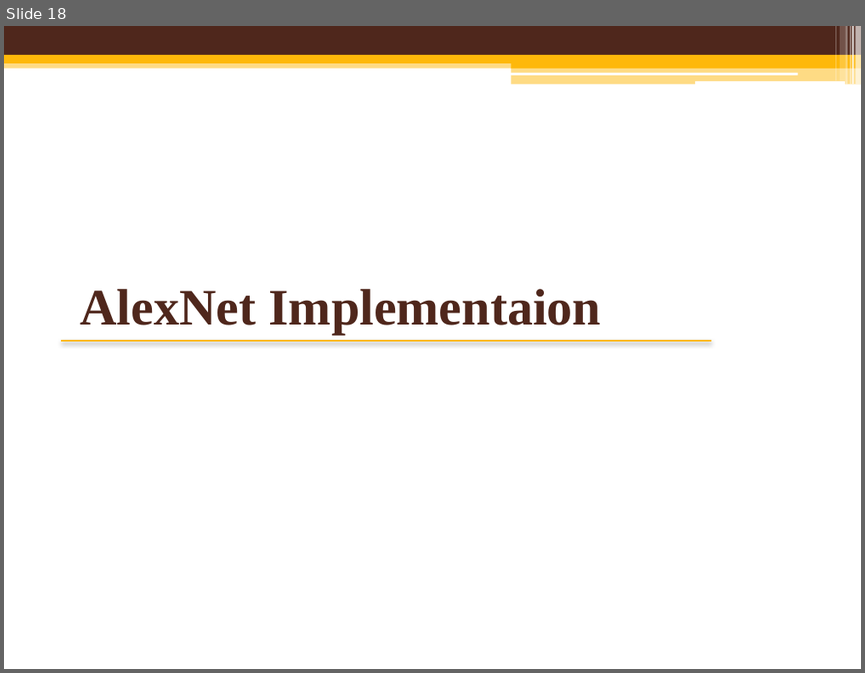
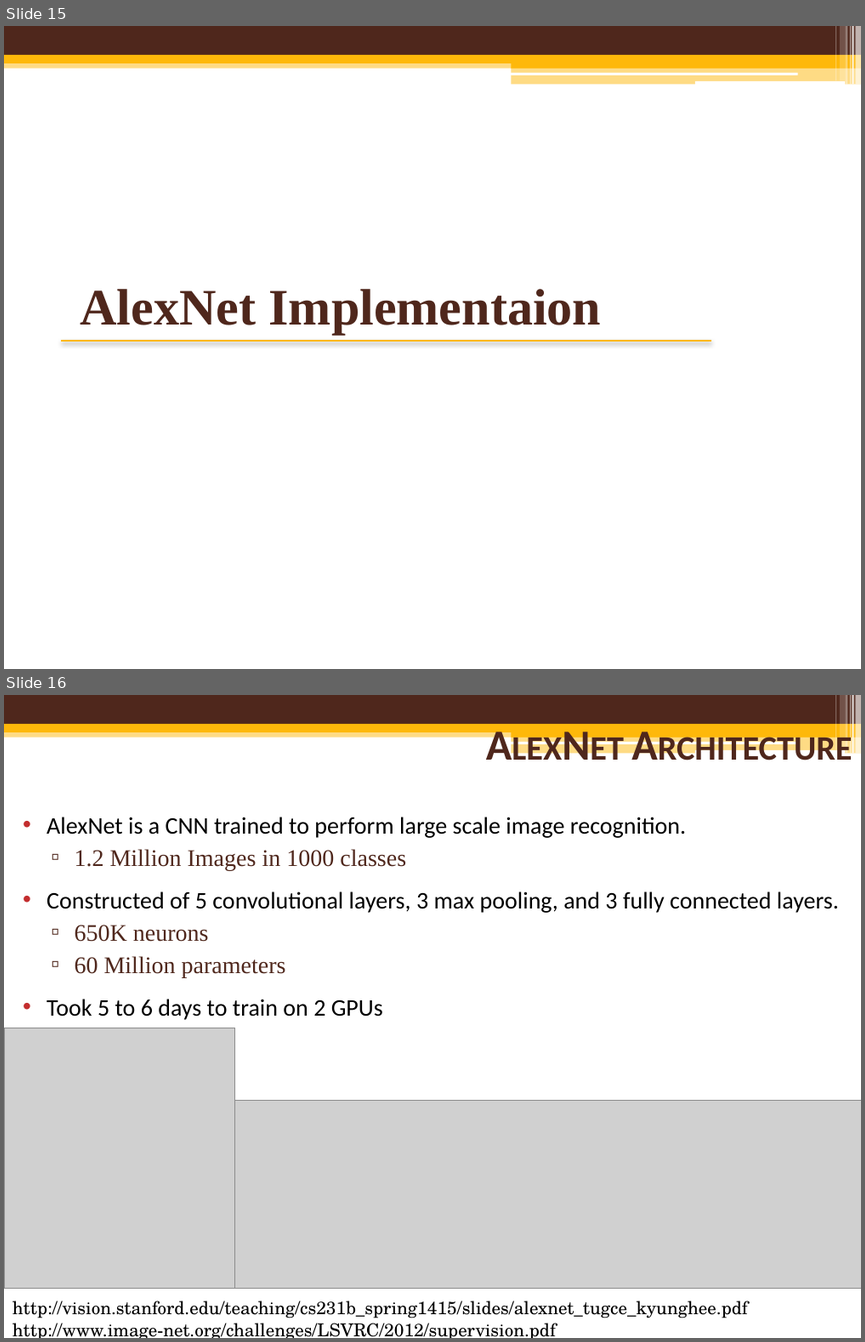
Before and after one commit to mcguires5/MachineLearning1, a slide deck: ConvolutionNeuralNetwork.pptx. Shown one above the other, each under a label of ours: slide 18 before the commit, slides 15 and 16 after it. The pictures are 865x673 and 865x1342 pixels, drawn with LibreOffice and Linux fonts; fonts in the diff are those of the drawing; grey boxes stand for pictures; background and template pictures are left out. Boxes give left, top, right and bottom in pixels: in the first picture for what was removed or moved away, otherwise in the second. Text is boxed around its words. In the diff, an @@ line names an element or a change of style, - is before the commit and + after.

```diff
--- a/ConvolutionNeuralNetwork.pptx
+++ b/ConvolutionNeuralNetwork.pptx
@@ slide 16 added at [4,695,861,1338], background picture (left out); not listed: 13 template elements that a slide beside it also shows @@
@@ title added at [46,817,123,834], 36 pt, text #4F271C, bold, small capitals @@
+AlexNet Architecture
@@ text added at [46,817,839,1020], 20 pt, text #000000 @@
+• AlexNet is a CNN trained to perform large scale image recognition.
+  ▫ 1.2 Million Images in 1000 classes
+• Constructed of 5 convolutional layers, 3 max pooling, and 3 fully connected layers.
+  ▫ 650K neurons
+  ▫ 60 Million parameters
+• Took 5 to 6 days to train on 2 GPUs
@@ picture added at [4,1027,235,1288] @@
@@ picture added at [235,1100,861,1288] @@
@@ text added at [12,1300,748,1338], 15 pt, text #000000 @@
+http://vision.stanford.edu/teaching/cs231b_spring1415/slides/alexnet_tugce_kyunghee.pdf
+http://www.image-net.org/challenges/LSVRC/2012/supervision.pdf
@@ what was slide 18 is now slide 15 @@
```
Also in this commit, not shown: 8 slides changed, 2 other slides added, 4 slides removed.
